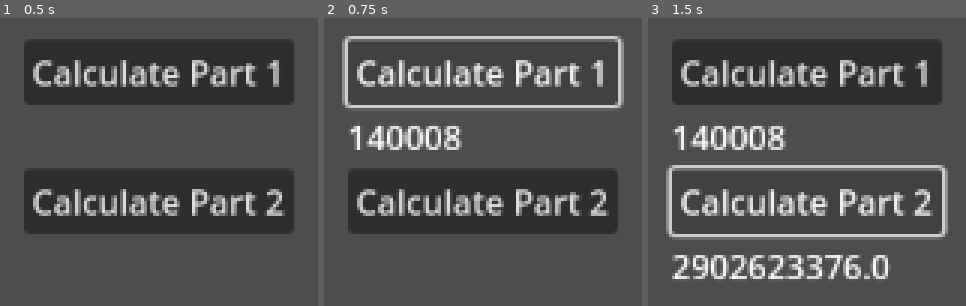
Above: before the commit, frames 1-3 (left to right).
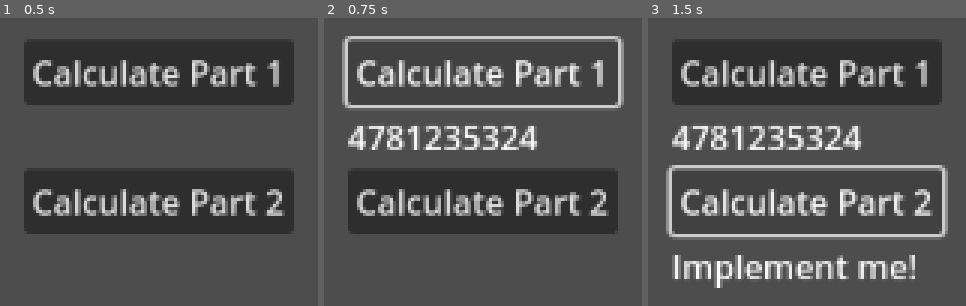
Above: after the commit, the same moments.

Repository: ehj37/Advent-of-Code-2025
Game: Godot game, scene res://day9/day9.tscn
The game is run twice, just before and just after one commit, with the same random seed, the same clock (stepped at 60 frames per second) and the same inputs. Before the commit the project starts from res://day8/day8.tscn.
Inputs:
- Up to frame 1 (0.5 s): no input
- Up to frame 2 (0.75 s): click "Calculate Part 1" at 0.5 s
- Up to frame 3 (1.5 s): click "Calculate Part 2" at 1.25 s

Frame 1 is identical in both runs. In frame 2, 2.9% of the frame differs, in the area x 7-67%, y 37-46%; in frame 3, 7.6%, in the area x 7-84%, y 37-94%.

Commit message:
Day 9 part 1

Diff:
--- /dev/null
+++ b/advent-of-code-2025/day9/day9.gd
@@ -0,0 +1,63 @@
+extends Control
+
+var _red_tile_positions: Array[Vector2] = []
+
+@onready var button_part_1: Button = $VBoxContainer/VBoxContainerPart1/ButtonPart1
+@onready var label_part_1: Label = $VBoxContainer/VBoxContainerPart1/LabelPart1
+@onready var button_part_2: Button = $VBoxContainer/VBoxContainerPart2/ButtonPart2
+@onready var label_part_2: Label = $VBoxContainer/VBoxContainerPart2/LabelPart2
+
+
+func _parse_input() -> void:
+	var file = FileAccess.open("res://day9/input.txt", FileAccess.READ)
+	# var file = FileAccess.open("res://day9/example_1.txt", FileAccess.READ)
+
+	while !file.eof_reached():
+		var line = file.get_line()
+		if line.is_empty():
+			continue
+
+		var coord_strs = line.split(",")
+		var coords = Vector2(int(coord_strs[0]), int(coord_strs[1]))
+		_red_tile_positions.append(coords)
+
+
+func part_one() -> String:
+	_parse_input()
+
+	var largest_area = -INF
+	for i in range(_red_tile_positions.size()):
+		var red_tile_position = _red_tile_positions[i]
+		var candidate_red_tile_positions = _red_tile_positions.slice(
+			i + 1, _red_tile_positions.size()
+		)
+		for j in range(candidate_red_tile_positions.size()):
+			var candidate_red_tile_position = candidate_red_tile_positions[j]
+
+			var rect = Rect2(Vector2.ZERO, candidate_red_tile_position - red_tile_position)
+			rect.position = candidate_red_tile_position
+			var area = (abs(rect.size.x) + 1) * (abs(rect.size.y) + 1)
+			if area > largest_area:
+				largest_area = area
+
+	return str(int(largest_area))
+
+
+func part_two() -> String:
+	_parse_input()
+
+	return str("Implement me!")
+
+
+func _on_button_part_1_pressed():
+	button_part_1.disabled = true
+	label_part_1.text = "Calculating…"
+	label_part_1.text = part_one()
+	button_part_1.disabled = false
+
+
+func _on_button_part_2_pressed():
+	button_part_2.disabled = true
+	label_part_2.text = "Calculating…"
+	label_part_2.text = part_two()
+	button_part_2.disabled = false
--- /dev/null
+++ b/advent-of-code-2025/day9/day9.tscn
@@ -0,0 +1,49 @@
+[gd_scene load_steps=2 format=3 uid="uid://f1qenxf22ky5"]
+
+[ext_resource type="Script" uid="uid://cb6jktvqgwuv1" path="res://day9/day9.gd" id="1_ou3qd"]
+
+[node name="Day9" type="Control"]
+layout_mode = 3
+anchors_preset = 15
+anchor_right = 1.0
+anchor_bottom = 1.0
+grow_horizontal = 2
+grow_vertical = 2
+script = ExtResource("1_ou3qd")
+
+[node name="VBoxContainer" type="VBoxContainer" parent="."]
+layout_mode = 1
+anchors_preset = 8
+anchor_left = 0.5
+anchor_top = 0.5
+anchor_right = 0.5
+anchor_bottom = 0.5
+offset_left = -20.0
+offset_top = -20.0
+offset_right = 20.0
+offset_bottom = 20.0
+grow_horizontal = 2
+grow_vertical = 2
+
+[node name="VBoxContainerPart1" type="VBoxContainer" parent="VBoxContainer"]
+layout_mode = 2
+
+[node name="ButtonPart1" type="Button" parent="VBoxContainer/VBoxContainerPart1"]
+layout_mode = 2
+text = "Calculate Part 1"
+
+[node name="LabelPart1" type="Label" parent="VBoxContainer/VBoxContainerPart1"]
+layout_mode = 2
+
+[node name="VBoxContainerPart2" type="VBoxContainer" parent="VBoxContainer"]
+layout_mode = 2
+
+[node name="ButtonPart2" type="Button" parent="VBoxContainer/VBoxContainerPart2"]
+layout_mode = 2
+text = "Calculate Part 2"
+
+[node name="LabelPart2" type="Label" parent="VBoxContainer/VBoxContainerPart2"]
+layout_mode = 2
+
+[connection signal="pressed" from="VBoxContainer/VBoxContainerPart1/ButtonPart1" to="." method="_on_button_part_1_pressed"]
+[connection signal="pressed" from="VBoxContainer/VBoxContainerPart2/ButtonPart2" to="." method="_on_button_part_2_pressed"]
--- a/advent-of-code-2025/project.godot
+++ b/advent-of-code-2025/project.godot
@@ -11,7 +11,7 @@
 [application]
 
 config/name="Advent of Code 2025"
-run/main_scene="uid://6bm6d0wksk05"
+run/main_scene="uid://f1qenxf22ky5"
 config/features=PackedStringArray("4.5", "Forward Plus")
 config/icon="res://icon.svg"
 
Not shown, added: advent-of-code-2025/day9/day9.gd.uid
Not shown, added: advent-of-code-2025/day9/example_1.txt
Not shown, added: advent-of-code-2025/day9/input.txt
